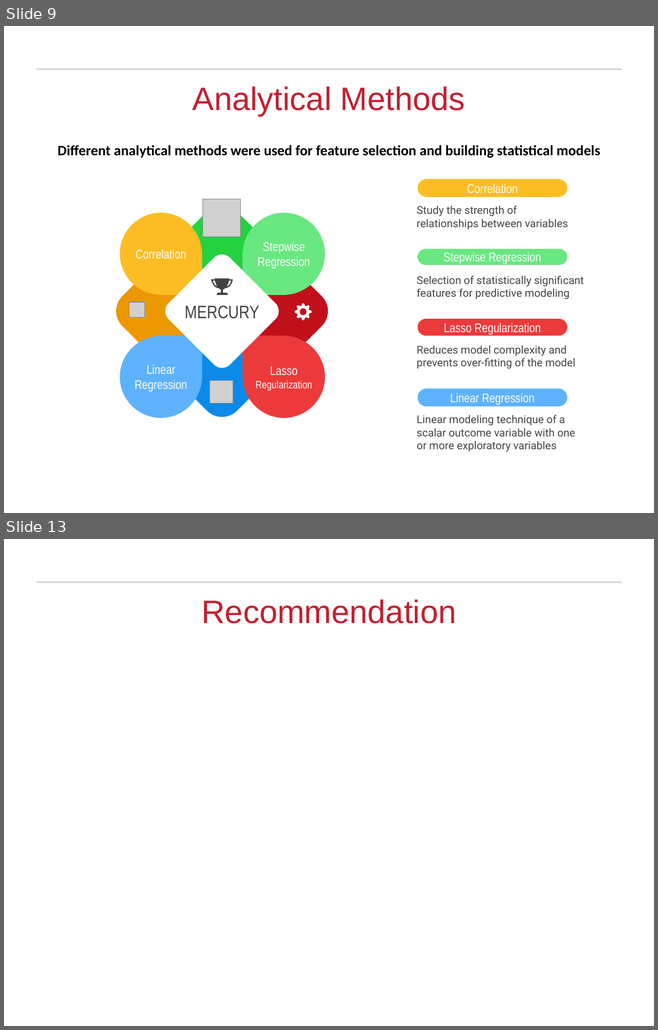
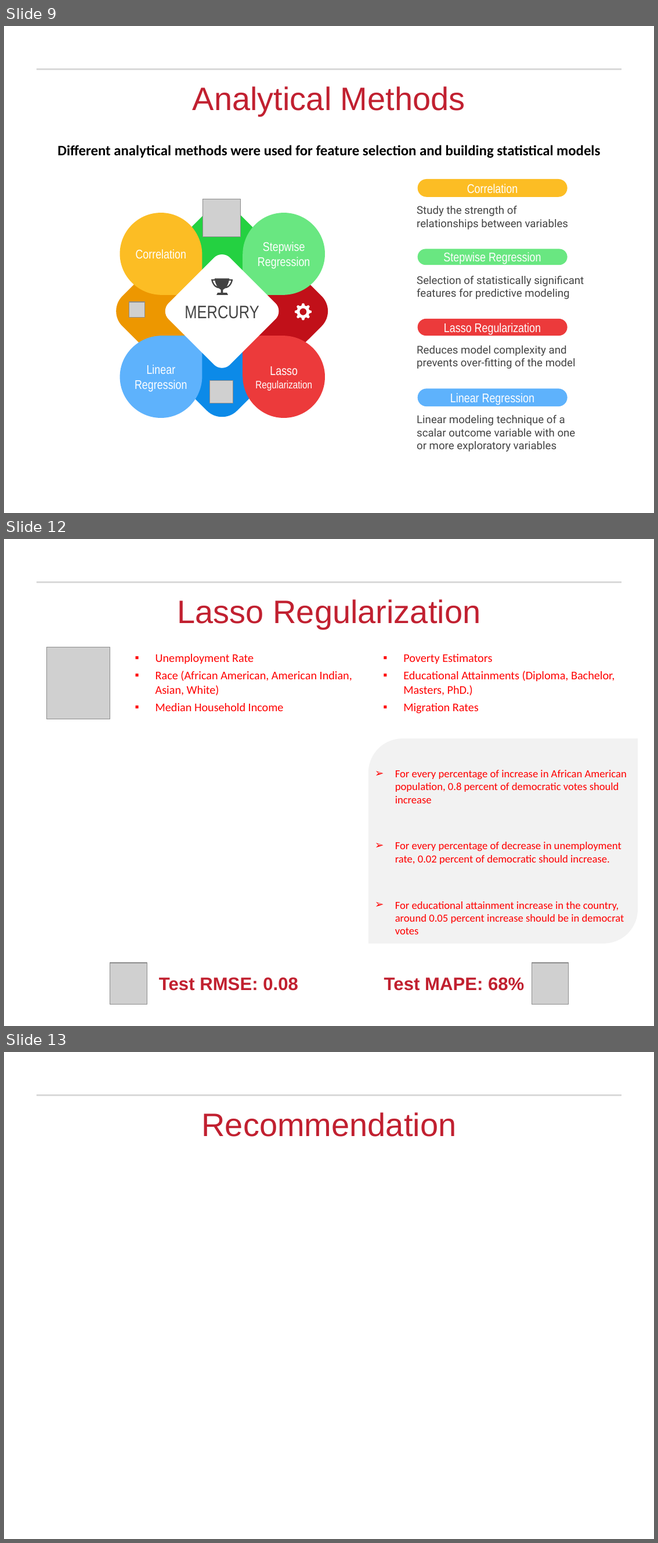
Before and after one commit to rajakash31/Presidential_Election_2016_Classification, a slide deck: Final Submission/Presidential Election Analysis_Final.pptx. Shown one above the other, each under a label of ours: slides 9 and 13 before the commit, slides 9, 12 and 13 after it; the slides between them are not shown. The pictures are 658x1030 and 658x1543 pixels, drawn with LibreOffice and Linux fonts; fonts in the diff are those of the drawing; grey boxes stand for pictures; background and template pictures are left out. Boxes give left, top, right and bottom in pixels: in the first picture for what was removed or moved away, otherwise in the second. Text is boxed around its words. In the diff, an @@ line names an element or a change of style, - is before the commit and + after.

```diff
--- a/Final Submission/Presidential Election Analysis_Final.pptx
+++ b/Final Submission/Presidential Election Analysis_Final.pptx
@@ slide 12 added at (x1=4, y1=539, x2=654, y2=1026), background #FFFFFF; not listed: 1 template element that a slide beside it also shows @@
@@ title added at (x1=177, y1=599, x2=480, y2=629), 36 pt, text #C12030 @@
+Lasso Regularization
@@ picture added at (x1=46, y1=647, x2=110, y2=719) @@
@@ text added at (x1=155, y1=654, x2=614, y2=714), 13 pt, text #FF0000 @@
+▪ Unemployment Rate
+▪ Race (African American, American Indian, Asian, White)
+▪ Median Household Income
+▪ Poverty Estimators
+▪ Educational Attainments (Diploma, Bachelor, Masters, PhD.)
+▪ Migration Rates
@@ round diag rect added at (x1=368, y1=739, x2=637, y2=944), fill #F2F2F2 @@
@@ text added at (x1=395, y1=770, x2=626, y2=935), 12 pt, text #FF0000 @@
+➢ For every percentage of increase in African American population, 0.8 percent of democratic votes should increase
+➢ For every percentage of decrease in unemployment rate, 0.02 percent of democratic should increase.
+➢ For educational attainment increase in the country, around 0.05 percent increase should be in democrat votes
@@ picture added at (x1=110, y1=963, x2=147, y2=1005) @@
@@ picture added at (x1=531, y1=963, x2=568, y2=1005) @@
@@ text added at (x1=159, y1=977, x2=524, y2=991), 20 pt, text #C1202F, bold @@
+Test RMSE: 0.08 Test MAPE: 68%
```
Also in this commit, not shown: 6 slides changed, 1 slide removed, 20 other files.
